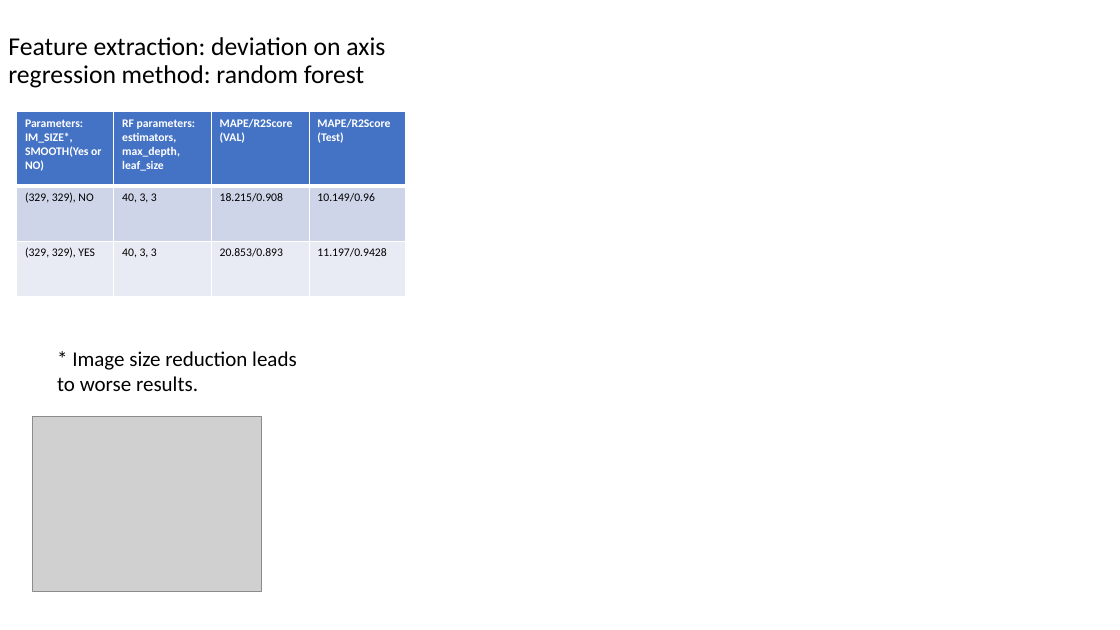
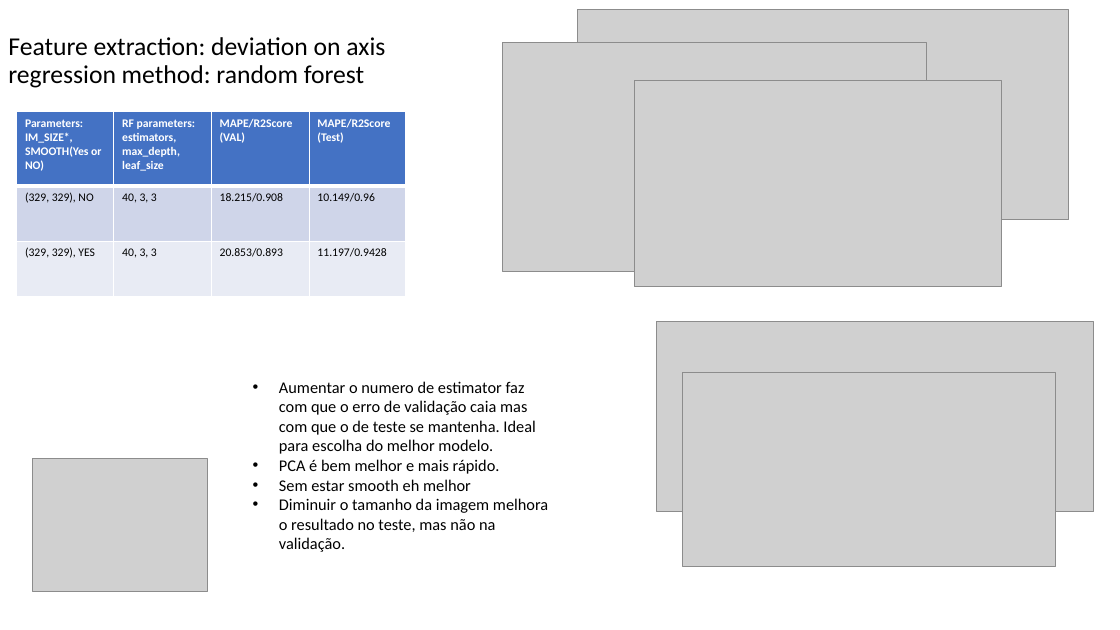
Before and after one commit to herberth-bf/AI_metrology, a slide deck: slide 2 of notebooks/poc/Regression_impactdamanges_shearography.pptx. Drawn at 1120x630 pixels with LibreOffice and Linux fonts; fonts in the diff are those of the drawing; grey boxes stand for pictures. Boxes give left, top, right and bottom in pixels: in the first picture for what was removed or moved away, otherwise in the second. Text is boxed around its words. In the diff, an @@ line names an element or a change of style, - is before the commit and + after.

```diff
--- a/notebooks/poc/Regression_impactdamanges_shearography.pptx
+++ b/notebooks/poc/Regression_impactdamanges_shearography.pptx
@@ picture added at (577, 9, 1069, 219) @@
@@ picture added at (503, 43, 927, 272) @@
@@ picture added at (634, 81, 1001, 287) @@
@@ picture added at (657, 322, 1094, 512) @@
@@ text removed at (57, 351, 297, 391) @@
-* Image size reduction leads to worse results.
@@ text added at (279, 381, 548, 552), 14 pt, text #000000 @@
+• Aumentar o numero de estimator faz com que o erro de validação caia mas com que o de teste se mantenha. Ideal para escolha do melhor modelo.
+• PCA é bem melhor e mais rápido.
+• Sem estar smooth eh melhor
+• Diminuir o tamanho da imagem melhora o resultado no teste, mas não na validação.
@@ picture added at (683, 373, 1056, 567) @@
@@ picture: place and size @@
-picture at (33, 417, 262, 592)
+picture at (33, 459, 208, 592)
```
Also in this commit, not shown: 1 other slide changed, 1 other file.
